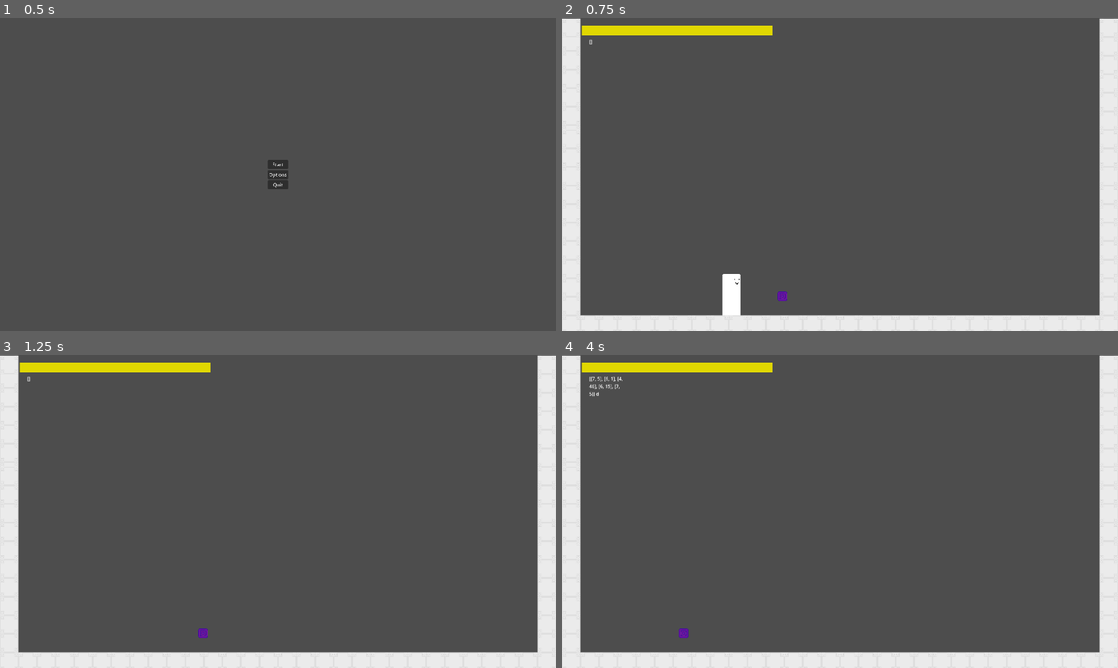
Above: before the commit, frames 1-4 (two rows, left to right).
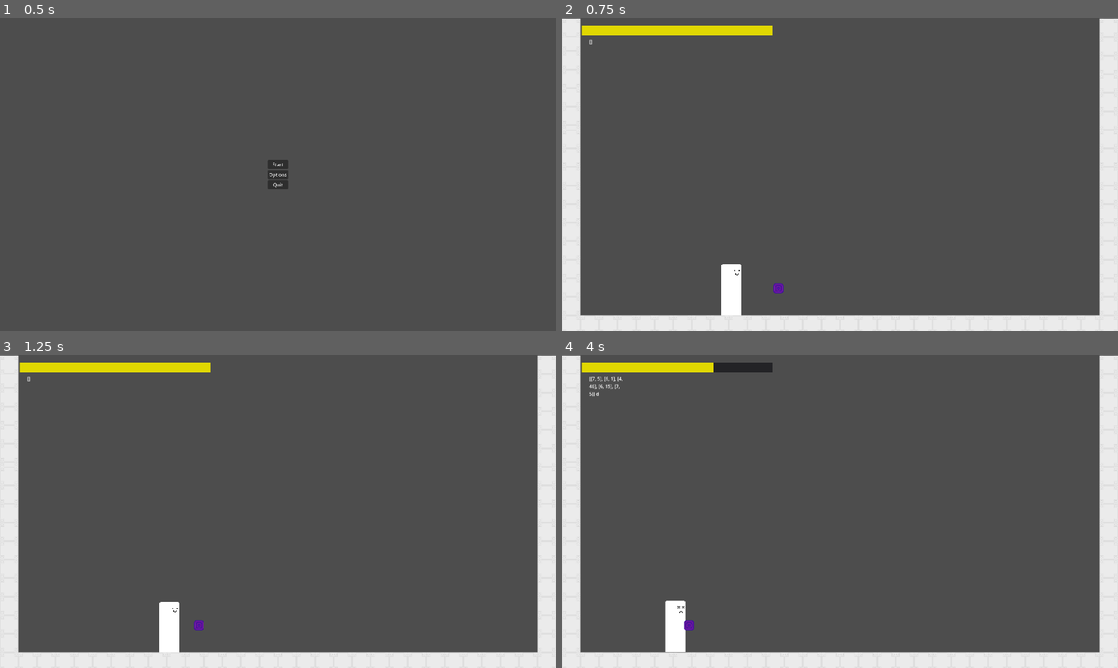
Above: after the commit, the same moments.

Repository: Mysteria0/To-Be-Name-Fighting-Game
Game: Godot game, scene res://menu.tscn
Same seed, same stepped clock (60 frames per second), same inputs: the game is played once before the commit and once after it.
Inputs:
- Up to frame 1 (0.5 s): no input
- Up to frame 2 (0.75 s): click "Start" at 0.5 s
- Up to frame 3 (1.25 s): no input
- Up to frame 4 (4 s): hold D (move_right) 1.28-2.78 s; tap U (action_a) at 1.35 s; tap Q (move_leftup) at 1.52, 2.27, 3.77 s; tap I (action_b) at 2.1 s; hold A (move_left) 2.78-3.53 s; tap J (action_c) at 2.85 s; hold D (move_right) from 3.53 s (still down); tap K (action_d) at 3.6 s

Frame 1 is identical in both runs. In frame 2, 0.3% of the frame differs, in the area x 28-41%, y 78-96%; in frame 3, 0.7%; in frame 4, 1.0%, in the area x 18-38%, y 2-95%.

Commit message:
finished the seperation of collision and hurtboxes, fixed knockback working as intended

Diff:
--- a/Player.tscn
+++ b/Player.tscn
@@ -126,15 +126,16 @@
 "speed": 5.0
 }]
 
-[sub_resource type="RectangleShape2D" id="RectangleShape2D_1jgrc"]
-size = Vector2(16, 22)
-
 [sub_resource type="RectangleShape2D" id="RectangleShape2D_itxgx"]
 size = Vector2(23, 54)
 
+[sub_resource type="RectangleShape2D" id="RectangleShape2D_1jgrc"]
+size = Vector2(14.5, 20)
+
 [node name="Player" type="CharacterBody2D" unique_id=560191563 node_paths=PackedStringArray("Hurt_State") groups=["Players"]]
-collision_layer = 2
+collision_layer = 3
 collision_mask = 3
+safe_margin = 0.5
 script = ExtResource("1_kpjcp")
 Max_health = 1000
 Hurt_State = NodePath("state_machine/Tsurugi Hurt")
@@ -213,20 +214,24 @@
 PxPerSECGravity = 37
 PxPerSECForward = 35
 PxPerSECBackward = 32
+PxPerSECJump = 825
+Horizontaljump = 195
 parent = NodePath("..")
 metadata/_custom_type_script = "uid://c344dhuvt3awv"
 
-[node name="Collisionbox" type="ShapeCast2D" parent="." unique_id=1249280503]
-position = Vector2(0, 21)
-shape = SubResource("RectangleShape2D_1jgrc")
-target_position = Vector2(0, 0)
-
 [node name="Area2D" type="Area2D" parent="." unique_id=87488767]
+collision_layer = 4
+collision_mask = 4
 
 [node name="Hitbox" type="CollisionShape2D" parent="Area2D" unique_id=603263447]
 z_index = 1
 position = Vector2(-0.5, 5)
 shape = SubResource("RectangleShape2D_itxgx")
 
+[node name="CollisionShape2D" type="CollisionShape2D" parent="." unique_id=13697643]
+position = Vector2(0, 22)
+shape = SubResource("RectangleShape2D_1jgrc")
+debug_color = Color(0.66869575, 0.50800633, 0.09378595, 0.41960785)
+
 [connection signal="animation_finished" from="Sprites" to="state_machine/Tsurugi Jump" method="_on_sprites_animation_finished"]
 [connection signal="animation_finished" from="Sprites" to="state_machine/Tsurugi Landing" method="_on_sprites_animation_finished"]
--- a/Projectile.tscn
+++ b/Projectile.tscn
@@ -60,7 +60,7 @@
 
 [node name="Area2D" type="Area2D" parent="." unique_id=1047168147]
 collision_layer = 4
-collision_mask = 6
+collision_mask = 4
 
 [node name="Hitbox" type="CollisionShape2D" parent="Area2D" unique_id=1241023939]
 shape = SubResource("RectangleShape2D_7rt88")
@@ -71,4 +71,4 @@
 debug_color = Color(0.65457684, 0.5179122, 0, 0.41960785)
 
 [connection signal="animation_finished" from="Sprite2D" to="." method="_on_sprite_2d_animation_finished"]
-[connection signal="body_entered" from="Area2D" to="." method="_on_area_2d_body_entered"]
+[connection signal="area_entered" from="Area2D" to="." method="_on_area_2d_area_entered"]
--- a/Scripts/Projectile enemy/projectile.gd
+++ b/Scripts/Projectile enemy/projectile.gd
@@ -29,9 +29,13 @@
 func _process(delta: float) -> void:
 	if disabledtimer > 0:
 		disabledtimer -= 1
+		linear_velocity *= 0
 	elif disabledtimer == 0:
 		$Area2D/Hitbox.set_deferred("disabled", false)
 		disabledtimer = -1
+	elif disabledtimer == -1:
+		linear_velocity = projectileMovementvector
+		disabledtimer = -2
 
 
 
@@ -43,10 +47,13 @@
 	queue_free()
 
 
-func _on_area_2d_body_entered(body: Node2D) -> void:
-	if !dead and body != $CollisionBox and body.is_in_group("Players"):
+
+
+
+func _on_area_2d_area_entered(area: Area2D) -> void:
+	if !dead and area != $CollisionBox:
 		$Area2D/Hitbox.set_deferred("disabled", true)
-		disabledtimer = Hitstop*2
+		disabledtimer = Hitstop
 		%Player.Player_hit(projectileDamage,Hitstop,HitstunOnGroundhit,HitstunOnAirhit,KnockbackOnGroundhit,KnockbackOnAirhit)
 		projectileHits -= 1
 	if projectileHits <= 0:
@@ -54,4 +61,5 @@
 		$Area2D/Hitbox.set_deferred("disabled", true)
 		$CollisionBox.set_deferred("disabled", true)
 		linear_velocity *= 0
+		disabledtimer = -2
 		dead = true
--- a/Scripts/State Machine/Movement.gd
+++ b/Scripts/State Machine/Movement.gd
@@ -3,14 +3,14 @@
 @export var PxPerSECGravity : int
 @export var PxPerSECForward : int
 @export var PxPerSECBackward : int
+@export var PxPerSECJump : int
+@export var Horizontaljump : int
 
 @export var parent : CharacterBody2D
 
 
-var knockbackvector : Vector2i
+var knockbackvector : Vector2
 
-var Horizontaljump : int = 195
-var PxPerSECJump : int = 825
 
 func Move_Character(input : int, override : int = 0) -> void:
 	if input == 5:
@@ -25,13 +25,10 @@
 		parent.velocity.x =  Horizontaljump if input == 9 else -Horizontaljump
 	parent.move_and_slide()
 
-func Knockback(Override : Vector2i = Vector2i()) -> void:
-	%CollisionShape2D.set_deferred("disabled", false)
+func Knockback() -> void:
 	parent.velocity *= 0
-	if Override == Vector2i():
-		parent.velocity.y += knockbackvector.y
-		parent.velocity.x += knockbackvector.x*parent.direction
-	else:
-		parent.velocity.y += Override.y
-		parent.velocity.x += Override.x*parent.direction
+
+	parent.velocity.y += knockbackvector.y
+	parent.velocity.x += knockbackvector.x
+
 	parent.move_and_slide()
--- a/Scripts/State Machine/Tsurugi States/tsurugi_falling.gd
+++ b/Scripts/State Machine/Tsurugi States/tsurugi_falling.gd
@@ -3,12 +3,16 @@
 @export var landing_state : State
 @export var hurt_state : State
 
+
+var timer
+
 func enter() -> void:
 	super()
+	timer = 10
 
 
 func process_physics(delta: float) -> State:
-	%MovementCode.Move_Character(5,0)
+	%MovementCode.Move_Character(5)
 	if parent.is_on_floor():
 		return landing_state
 	return null
--- a/Scripts/State Machine/Tsurugi States/tsurugi_hurt.gd
+++ b/Scripts/State Machine/Tsurugi States/tsurugi_hurt.gd
@@ -12,9 +12,9 @@
 func process_frame(_delta: float) -> State:
 	if hitstop == 0:
 		%MovementCode.Knockback()
-		parent.velocityfixer = true
-	elif hitstop < 0:
+	if hitstop < 0:
 		%MovementCode.Move_Character(5)
+	parent.move_and_slide()
 
 	if Hitstun > 0:
 		Hitstun -= 1
--- a/Scripts/Universal Code/Player.gd
+++ b/Scripts/Universal Code/Player.gd
@@ -31,13 +31,13 @@
 func _physics_process(delta : float) -> void:
 	state_machine.process_physics(delta)
 
-	if velocityfixer:
-		if velocity.x != 0:
-			velocity.x *= 0.95
-		if velocity.y != 0:
-			velocity.y *= 0.99
-		if velocity.length() == 0:
-			velocityfixer = 0
+	#if velocityfixer:
+		#if velocity.x != 0:
+			#velocity.x *= 0.95
+		#if velocity.y != 0:
+			#velocity.y *= 0.99
+		#if velocity.length() == 0:
+			#velocityfixer = false
 
 
 func _process(delta : float) -> void:
--- a/main.tscn
+++ b/main.tscn
@@ -33,15 +33,15 @@
 script = ExtResource("1_1bvp3")
 
 [node name="Projectile" parent="." unique_id=1469835593 instance=ExtResource("7_272bh")]
-position = Vector2(780, 960)
+position = Vector2(766, 933)
 continuous_cd = 1
 projectileDamage = 77
 HitstunOnGroundhit = 30
 HitstunOnAirhit = 60
 Hitstop = 6
-projectileHits = 3
+projectileHits = 4
 projectileMovementvector = Vector2(-125, 0)
-KnockbackOnGroundhit = Vector2i(-115, -150)
-KnockbackOnAirhit = Vector2i(-195, -800)
+KnockbackOnGroundhit = Vector2i(-35, -25)
+KnockbackOnAirhit = Vector2i(-35, -25)
 
 [connection signal="body_entered" from="Projectile" to="Projectile" method="_on_body_entered"]
--- a/project.godot
+++ b/project.godot
@@ -112,6 +112,7 @@
 
 2d_physics/layer_1="World"
 2d_physics/layer_2="Player"
+2d_physics/layer_3="Hitbox"
 
 [physics]
 
